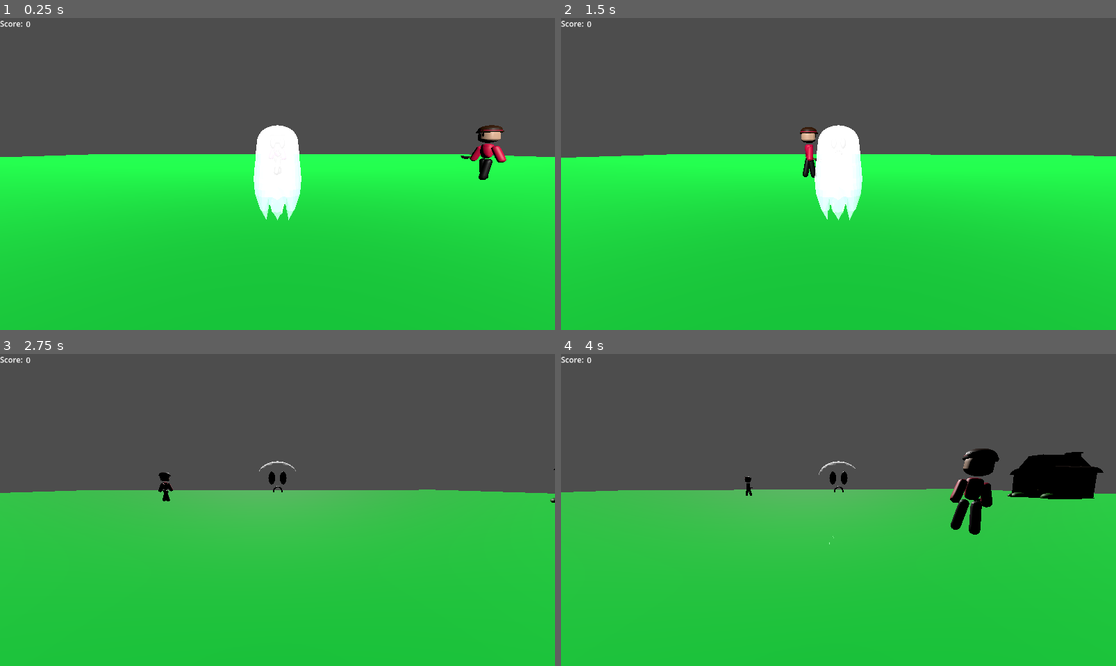
Above: before the commit, frames 1-4 (two rows, left to right).
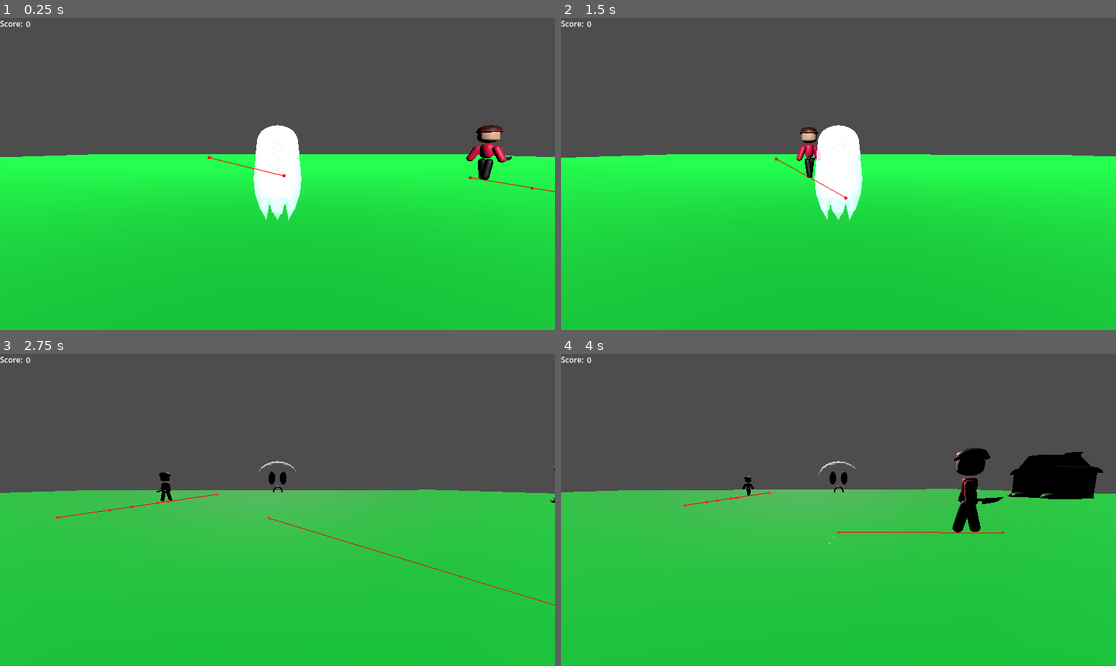
Above: after the commit, the same moments.

Repository: MJMrigg/Game-JAM-Game-Dev-1
Game: Godot game, scene res://Scenes/main.tscn
The game is run twice, just before and just after one commit, with the same random seed, the same clock (stepped at 60 frames per second) and the same inputs.
Inputs (mouse positions are in pixels of both pictures, inside the frame that each line leads up to):
- Up to frame 1 (0.25 s): no input
- Up to frame 2 (1.5 s): tap Enter (close) at 0.5 s; move the mouse to (866, 174) at 0.52 s; hold Enter (close) 0.53-1.28 s; hold W (p_forward) from 0.53 s (still down); move the mouse to (810, 174) at 1.27 s; tap E (p_interact) at 1.35 s
- Up to frame 3 (2.75 s): keep holding W (p_forward); move the mouse to (288, 503) at 2.02 s; hold Tab (p_perspective) from 2.03 s (still down)
- Up to frame 4 (4 s): keep holding W (p_forward); move the mouse to (832, 516) at 2.77 s; release Tab (p_perspective) at 2.78 s; tap Space (p_posses) at 2.85 s; move the mouse to (877, 513) at 3.52 s; right-click (877, 513) at 3.6 s

The runs differ from the first frame. In frame 1, 0.3% of the frame differs, in the area x 37-100%, y 34-56%; in frame 2, 0.3%; in frame 3, 0.3%; in frame 4, 1.0%, in the area x 22-80%, y 30-58%.

Commit message:
Aninimation sucks
:(

Diff:
--- a/new-game-project/Scenes/npc1.tscn
+++ b/new-game-project/Scenes/npc1.tscn
@@ -25,6 +25,7 @@
 target_desired_distance = 3.0
 path_height_offset = 1.0
 path_max_distance = 100.01
+debug_enabled = true
 
 [node name="Person1" parent="." instance=ExtResource("2_qry20")]
 transform = Transform3D(0.4, 0, 0, 0, 0.4, 0, 0, 0, 0.4, 0, 0, 0)
--- a/new-game-project/Scripts/npc.gd
+++ b/new-game-project/Scripts/npc.gd
@@ -19,6 +19,7 @@
 var staring:bool = false # If curious sees body
 
 var animations:AnimationPlayer
+var direction = Vector3.ZERO
 
 # Called when the node enters the scene tree for the first time.
 func _ready() -> void:
@@ -84,10 +85,22 @@
 	else:
 		velocity = newVel
 
+
+	animations.play("Walk_001")
+	var look_target = Vector3(nextPos.x, model.global_position.y, nextPos.z)
+	var target_dir = (look_target - model.global_position).normalized()
+	var current_dir = model.transform.basis.z.normalized()
+	var new_dir = current_dir.slerp(target_dir, delta * 0.5)
+	model.look_at(model.global_position + new_dir, Vector3.UP)
+
+
 	# MOOOOOOOOOOOOOOOOOOVVEEEEEEE
 	move_and_slide()
-	animations.play("Walk_001")
-	model.look_at(navigator.target_position)
+
+
+
+
+
 
 
 func pick_new_target() -> void:
